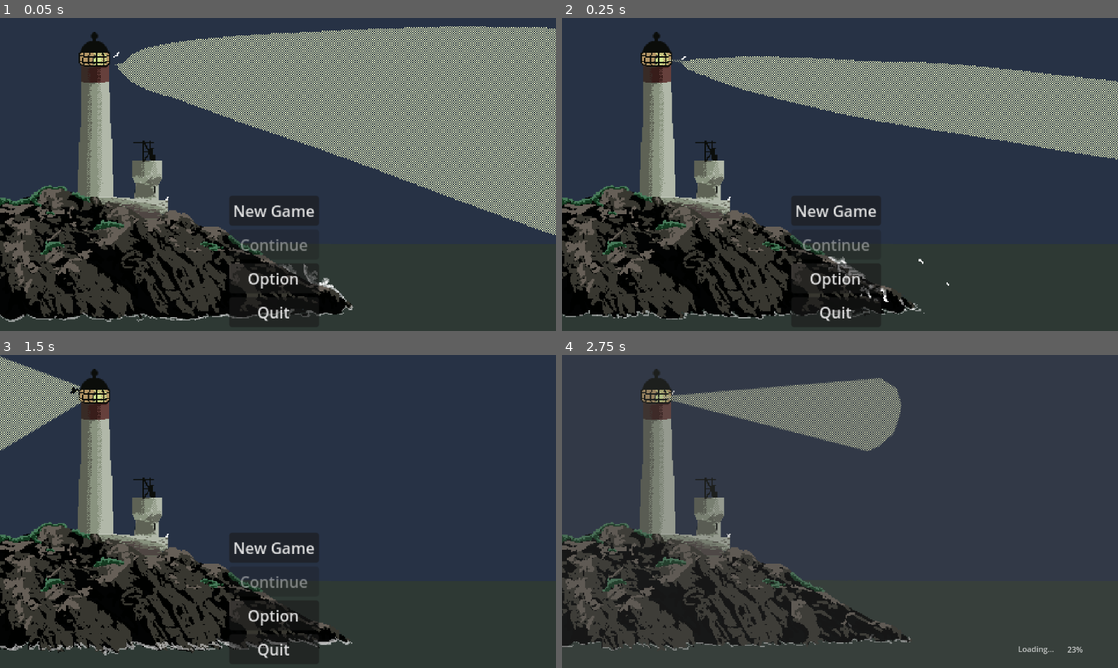
Above: before the commit, frames 1-4 (two rows, left to right).
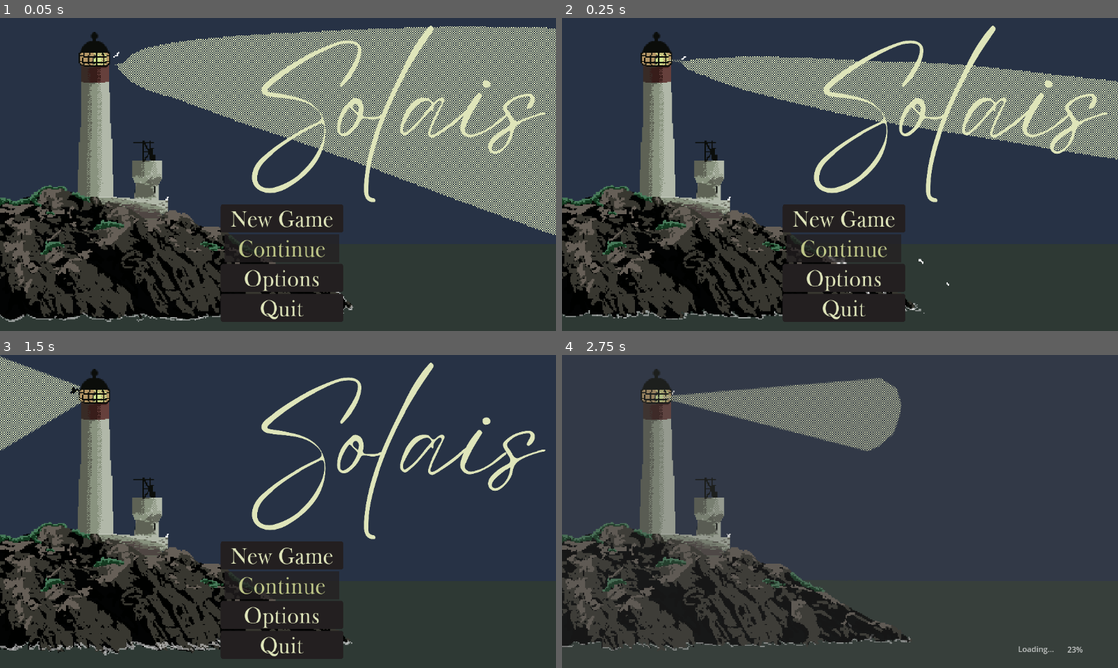
Above: after the commit, the same moments.

Repository: charlievit/Nyxterra
Game: Godot game, scene res://Scenes/UI/start_menu.tscn
Two runs of this game, one before a commit and one after it. Both use one fixed random seed, a clock stepped at 60 frames per second and the inputs below. The engine's default icon, where the game draws it, is replaced by a stand-in: a white triangle on a blue panel in a dark square. Sound files missing from this copy of the repository are replaced by a short silence.
Inputs:
- Up to frame 1 (0.05 s): no input
- Up to frame 2 (0.25 s): no input
- Up to frame 3 (1.5 s): click "Option" (after the commit: "Options") at 0.5 s; click "Apply" at 1.25 s
- Up to frame 4 (2.75 s): click "New Game" at 2 s

The runs differ from the first frame. In frame 1, 6.4% of the frame differs, in the area x 39-99%, y 2-98%; in frame 2, 6.6%; in frame 3, 7.0%; in frame 4, nothing differs.

Commit message:
Adjusted theme of the main menu and saved the theme to be reused later. Fixed the volume slider from 0-100 to 0-1 to match the volume setter functions logarithmic scale.

Diff:
--- a/Scenes/GearPuzzle/gearbox_puzzle.tscn
+++ b/Scenes/GearPuzzle/gearbox_puzzle.tscn
@@ -16,6 +16,7 @@
 [ext_resource type="Texture2D" uid="uid://bso61ejk5ooaj" path="res://Assets/Images/GearPuzzle/Gears/Colored/gear30tColoured.png" id="11_nrv7i"]
 [ext_resource type="Texture2D" uid="uid://dj6psk0y5b1n1" path="res://Assets/Images/GearPuzzle/Structure/Plaque.png" id="13_y2vhw"]
 [ext_resource type="AudioStream" uid="uid://c8sm3bxq23v6j" path="res://Assets/Audio/Gearbox Minigame/GearMoving.mp3" id="14_iw1ll"]
+[ext_resource type="FontFile" uid="uid://bugymcbk132rp" path="res://Assets/Fonts/Fry's Baskerville Regular.otf" id="16_auwkq"]
 
 [sub_resource type="CircleShape2D" id="CircleShape2D_t55ma"]
 radius = 96.0
@@ -329,12 +330,15 @@
 texture = ExtResource("13_y2vhw")
 
 [node name="RichTextLabel" type="RichTextLabel" parent="gearStorageArea/Plaque"]
-offset_left = -38.028126
-offset_top = -7.936303
-offset_right = 39.020153
-offset_bottom = 6.9442644
+texture_filter = 1
+offset_left = -33.72929
+offset_top = -8.266984
+offset_right = 527.1028
+offset_bottom = 127.6422
+scale = Vector2(0.122270666, 0.102996334)
 theme_override_colors/default_color = Color(0, 0, 0, 1)
-theme_override_font_sizes/normal_font_size = 10
+theme_override_fonts/normal_font = ExtResource("16_auwkq")
+theme_override_font_sizes/normal_font_size = 100
 bbcode_enabled = true
 text = "Gear Storage"
 horizontal_alignment = 1
--- a/Scenes/Kitchen Puzzle/kitchen_puzzle.tscn
+++ b/Scenes/Kitchen Puzzle/kitchen_puzzle.tscn
@@ -65,6 +65,8 @@
 [ext_resource type="Texture2D" uid="uid://bf0elhfhyy7vi" path="res://Assets/Images/KitchenPuzzle/Steam Animation/frame0012.png" id="58_k2y4e"]
 [ext_resource type="Texture2D" uid="uid://d3w71wsyc0vn5" path="res://Assets/Images/KitchenPuzzle/CookbookRibbon.png" id="63_ojgxo"]
 [ext_resource type="AudioStream" uid="uid://crhsv0uepb1pk" path="res://Assets/Audio/Cooking Minigame/Boiling.mp3" id="64_17xo3"]
+[ext_resource type="FontFile" uid="uid://bugymcbk132rp" path="res://Assets/Fonts/Fry's Baskerville Regular.otf" id="64_dc1ry"]
+[ext_resource type="FontFile" uid="uid://n0n6mmkjc76j" path="res://Assets/Fonts/Eyesome Script.otf" id="64_utraj"]
 
 [sub_resource type="RectangleShape2D" id="RectangleShape2D_meprl"]
 size = Vector2(87.01253, 13.205734)
@@ -612,6 +614,7 @@
 grow_horizontal = 2
 grow_vertical = 2
 theme_override_colors/default_color = Color(0.13725491, 0.12156863, 0.1254902, 1)
+theme_override_fonts/normal_font = ExtResource("64_dc1ry")
 bbcode_enabled = true
 
 [node name="Recipe Instructions Page 2" type="RichTextLabel" parent="RecipeBookScreen"]
@@ -626,7 +629,29 @@
 grow_horizontal = 2
 grow_vertical = 2
 theme_override_colors/default_color = Color(0.13725491, 0.12156863, 0.1254902, 1)
+theme_override_fonts/normal_font = ExtResource("64_dc1ry")
 bbcode_enabled = true
+
+[node name="Note" type="RichTextLabel" parent="RecipeBookScreen"]
+texture_filter = 1
+layout_mode = 1
+anchors_preset = 15
+anchor_right = 1.0
+anchor_bottom = 1.0
+offset_left = 710.0
+offset_top = 529.0
+offset_right = 137.62622
+offset_bottom = 176.57104
+grow_horizontal = 2
+grow_vertical = 2
+rotation = -0.4591454
+scale = Vector2(0.38377923, 0.38377923)
+theme_override_colors/default_color = Color(0.13725491, 0.12156863, 0.1254902, 1)
+theme_override_fonts/normal_font = ExtResource("64_utraj")
+theme_override_font_sizes/normal_font_size = 64
+bbcode_enabled = true
+text = "Always remember
+mise en place!"
 
 [node name="Close" type="Button" parent="RecipeBookScreen"]
 layout_mode = 0
--- /dev/null
+++ b/Scenes/UI/slider.tres
@@ -0,0 +1,7 @@
+[gd_resource type="StyleBoxFlat" format=3 uid="uid://bkk1whq47l48m"]
+
+[resource]
+bg_color = Color(0.8745098, 0.8980392, 0.7294118, 1)
+corner_detail = 12
+expand_margin_top = 1.0
+expand_margin_bottom = 2.0
--- a/Scenes/UI/start_menu.tscn
+++ b/Scenes/UI/start_menu.tscn
@@ -1,7 +1,10 @@
-[gd_scene load_steps=30 format=3 uid="uid://bf5g134nk8ebe"]
+[gd_scene load_steps=33 format=3 uid="uid://bf5g134nk8ebe"]
 
 [ext_resource type="Script" uid="uid://ch3y31u7yadh8" path="res://Scripts/UI/start_menu.gd" id="1_juhg0"]
 [ext_resource type="Texture2D" uid="uid://jx3yb0oa748d" path="res://Assets/Images/Lighthouse/AnimatedLightHouseScreen/LighthouseAnim2.png" id="2_qpngb"]
+[ext_resource type="FontFile" uid="uid://bugymcbk132rp" path="res://Assets/Fonts/Fry's Baskerville Regular.otf" id="3_2ybwg"]
+[ext_resource type="Theme" uid="uid://b4lurv8njswua" path="res://Scenes/UI/theme.tres" id="3_3kyvb"]
+[ext_resource type="FontFile" uid="uid://n0n6mmkjc76j" path="res://Assets/Fonts/Eyesome Script.otf" id="3_8wf1d"]
 
 [sub_resource type="AtlasTexture" id="AtlasTexture_8wf1d"]
 atlas = ExtResource("2_qpngb")
@@ -209,40 +212,68 @@
 scale = Vector2(2.3999999, 2.4000003)
 sprite_frames = SubResource("SpriteFrames_yxcpp")
 
+[node name="Title" type="RichTextLabel" parent="."]
+texture_filter = 1
+layout_mode = 0
+offset_left = 509.0
+offset_top = -83.0
+offset_right = 1921.0
+offset_bottom = 894.0
+scale = Vector2(0.4954999, 0.5062728)
+theme_override_colors/default_color = Color(0.8745098, 0.8980392, 0.7294118, 1)
+theme_override_fonts/normal_font = ExtResource("3_8wf1d")
+theme_override_font_sizes/normal_font_size = 512
+text = "Solais"
+
 [node name="CenterContainer" type="CenterContainer" parent="."]
 layout_mode = 1
-offset_left = 474.0
-offset_top = 368.0
-offset_right = 567.0
-offset_bottom = 504.0
-scale = Vector2(2, 2)
+offset_left = 463.99997
+offset_top = 386.0
+offset_right = 691.0
+offset_bottom = 634.0
+scale = Vector2(0.9419765, 0.9796394)
 
 [node name="Buttons" type="VBoxContainer" parent="CenterContainer"]
+texture_filter = 1
 layout_mode = 2
 theme_override_constants/separation = 4
 
 [node name="StartButton" type="Button" parent="CenterContainer/Buttons"]
-layout_mode = 2
+texture_filter = 1
+layout_mode = 2
+theme = ExtResource("3_3kyvb")
+theme_override_fonts/font = ExtResource("3_2ybwg")
+theme_override_font_sizes/font_size = 49
 action_mode = 0
-text = "New Game
-"
+text = " New Game "
 
 [node name="ContinueButton" type="Button" parent="CenterContainer/Buttons"]
-layout_mode = 2
+texture_filter = 1
+layout_mode = 2
+theme = ExtResource("3_3kyvb")
+theme_override_fonts/font = ExtResource("3_2ybwg")
+theme_override_font_sizes/font_size = 49
 text = "Continue
 "
 
 [node name="OptionsButton" type="Button" parent="CenterContainer/Buttons"]
-layout_mode = 2
-text = "Option"
+texture_filter = 1
+layout_mode = 2
+theme = ExtResource("3_3kyvb")
+theme_override_fonts/font = ExtResource("3_2ybwg")
+theme_override_font_sizes/font_size = 49
+text = "Options"
 
 [node name="QuitButton" type="Button" parent="CenterContainer/Buttons"]
-layout_mode = 2
+texture_filter = 1
+layout_mode = 2
+theme = ExtResource("3_3kyvb")
+theme_override_fonts/font = ExtResource("3_2ybwg")
+theme_override_font_sizes/font_size = 49
 text = "Quit
 "
 
 [node name="OptionsPanel" type="Panel" parent="."]
-visible = false
 layout_mode = 0
 offset_right = 40.0
 offset_bottom = 40.0
@@ -250,34 +281,50 @@
 
 [node name="Label" type="Label" parent="OptionsPanel"]
 layout_mode = 0
-offset_left = 9.049416
-offset_top = 15.088236
-offset_right = 64.049416
-offset_bottom = 38.08824
-scale = Vector2(0.087546736, 0.16159028)
+offset_left = 8.422917
+offset_top = 14.294118
+offset_right = 77.42292
+offset_bottom = 44.294117
+scale = Vector2(0.019287927, 0.03560089)
+theme = ExtResource("3_3kyvb")
+theme_override_font_sizes/font_size = 116
 text = "Master"
 
 [node name="VolumeSlider" type="HSlider" parent="OptionsPanel"]
-layout_mode = 0
-offset_left = 15.244784
-offset_top = 14.660633
-offset_right = 55.244785
-offset_bottom = 30.660633
+texture_filter = 1
+custom_minimum_size = Vector2(100, 0)
+layout_mode = 0
+offset_left = 15.6276455
+offset_top = 13.988688
+offset_right = 115.62765
+offset_bottom = 43.988693
 rotation = 0.009336297
-scale = Vector2(0.166032, 0.2703829)
+scale = Vector2(0.117608085, 0.1915246)
+theme = ExtResource("3_3kyvb")
+max_value = 2.0
+step = 0.01
+tick_count = 51
+ticks_on_borders = true
+ticks_position = 3
 
 [node name="ApplyButton" type="Button" parent="OptionsPanel"]
 layout_mode = 0
-offset_left = 34.213753
-offset_top = 34.635746
-offset_right = 86.21375
-offset_bottom = 65.63574
-scale = Vector2(0.1065331, 0.13782991)
-text = "Apply"
+offset_left = 32.369064
+offset_top = 34.26923
+offset_right = 220.36906
+offset_bottom = 110.269226
+scale = Vector2(0.036673035, 0.047446672)
+theme = ExtResource("3_3kyvb")
+theme_override_font_sizes/font_size = 63
+text = " Apply "
 
 [node name="BackButton" type="Button" parent="OptionsPanel"]
 layout_mode = 0
-offset_right = 61.0
-offset_bottom = 31.0
-scale = Vector2(0.120868765, 0.15913129)
-text = "Return"
+offset_left = 0.9397471
+offset_top = 0.97737557
+offset_right = 263.93976
+offset_bottom = 106.97738
+scale = Vector2(0.0267252, 0.035185397)
+theme = ExtResource("3_3kyvb")
+theme_override_font_sizes/font_size = 88
+text = " Return "
--- /dev/null
+++ b/Scenes/UI/theme.tres
@@ -0,0 +1,94 @@
+[gd_resource type="Theme" load_steps=11 format=3 uid="uid://b4lurv8njswua"]
+
+[ext_resource type="FontFile" uid="uid://bugymcbk132rp" path="res://Assets/Fonts/Fry's Baskerville Regular.otf" id="1_dg7h6"]
+[ext_resource type="Texture2D" uid="uid://bxhlfogarrm4o" path="res://Assets/Images/GearPuzzle/Pins/Pin.png" id="2_3myvw"]
+[ext_resource type="StyleBox" uid="uid://bkk1whq47l48m" path="res://Scenes/UI/slider.tres" id="3_iu2je"]
+
+[sub_resource type="StyleBoxFlat" id="StyleBoxFlat_3kyvb"]
+bg_color = Color(0.13725491, 0.12156863, 0.1254902, 0.7490196)
+
+[sub_resource type="StyleBoxFlat" id="StyleBoxFlat_2ybwg"]
+bg_color = Color(0.13725491, 0.12156863, 0.1254902, 0.7490196)
+border_width_left = 2
+border_width_top = 2
+border_width_right = 2
+border_width_bottom = 2
+border_color = Color(0.8745098, 0.8980392, 0.7294118, 1)
+border_blend = true
+corner_radius_top_left = 8
+corner_radius_top_right = 8
+corner_radius_bottom_right = 8
+corner_radius_bottom_left = 8
+expand_margin_left = 12.0
+expand_margin_right = 12.0
+
+[sub_resource type="StyleBoxFlat" id="StyleBoxFlat_fa70d"]
+bg_color = Color(0.13725491, 0.12156863, 0.1254902, 1)
+corner_radius_top_left = 4
+corner_radius_top_right = 4
+corner_radius_bottom_right = 4
+corner_radius_bottom_left = 4
+expand_margin_left = 8.0
+expand_margin_right = 8.0
+anti_aliasing = false
+
+[sub_resource type="StyleBoxFlat" id="StyleBoxFlat_j6k6k"]
+bg_color = Color(0.09333756, 0.08117933, 0.0842196, 1)
+border_width_left = 2
+border_width_top = 2
+border_width_right = 2
+border_width_bottom = 2
+border_color = Color(0.8745098, 0.8980392, 0.7294118, 1)
+
+[sub_resource type="Gradient" id="Gradient_3myvw"]
+colors = PackedColorArray(0.13725491, 0.12156863, 0.1254902, 1, 0.13725491, 0.12156863, 0.1254902, 1)
+
+[sub_resource type="GradientTexture1D" id="GradientTexture1D_iu2je"]
+gradient = SubResource("Gradient_3myvw")
+width = 1
+
+[sub_resource type="StyleBoxFlat" id="StyleBoxFlat_0rm7m"]
+content_margin_left = 50.0
+content_margin_top = 0.0
+content_margin_right = 50.0
+content_margin_bottom = 0.0
+bg_color = Color(0.13725491, 0.12156863, 0.1254902, 1)
+corner_radius_top_left = 2
+corner_radius_top_right = 2
+corner_radius_bottom_right = 2
+corner_radius_bottom_left = 2
+expand_margin_left = 2.0
+expand_margin_top = 2.0
+expand_margin_right = 2.0
+expand_margin_bottom = 3.0
+anti_aliasing = false
+
+[resource]
+Button/colors/font_color = Color(0.8745098, 0.8980392, 0.7294118, 1)
+Button/colors/font_disabled_color = Color(0.7501958, 0.7806459, 0.5327656, 1)
+Button/colors/font_focus_color = Color(0.9182784, 0.9351849, 0.8212793, 1)
+Button/colors/font_hover_color = Color(0.8745098, 0.8980392, 0.7294118, 1)
+Button/colors/font_hover_pressed_color = Color(0.8745098, 0.8980392, 0.7294118, 1)
+Button/font_sizes/font_size = 18
+Button/fonts/font = ExtResource("1_dg7h6")
+Button/styles/disabled = SubResource("StyleBoxFlat_3kyvb")
+Button/styles/hover = SubResource("StyleBoxFlat_2ybwg")
+Button/styles/normal = SubResource("StyleBoxFlat_fa70d")
+Button/styles/pressed = SubResource("StyleBoxFlat_j6k6k")
+HSlider/constants/center_grabber = 1
+HSlider/constants/grabber_offset = 0
+HSlider/constants/tick_offset = 1
+HSlider/icons/grabber = ExtResource("2_3myvw")
+HSlider/icons/grabber_highlight = ExtResource("2_3myvw")
+HSlider/icons/tick = SubResource("GradientTexture1D_iu2je")
+HSlider/styles/grabber_area = ExtResource("3_iu2je")
+HSlider/styles/grabber_area_highlight = ExtResource("3_iu2je")
+HSlider/styles/slider = SubResource("StyleBoxFlat_0rm7m")
+Label/colors/font_color = Color(0.8745098, 0.8980392, 0.7294118, 1)
+Label/font_sizes/font_size = 24
+Label/fonts/font = ExtResource("1_dg7h6")
+MenuBar/fonts/font = ExtResource("1_dg7h6")
+MenuButton/fonts/font = ExtResource("1_dg7h6")
+PopupMenu/fonts/font = ExtResource("1_dg7h6")
+PopupMenu/fonts/font_separator = ExtResource("1_dg7h6")
+PopupMenu/fonts/title_font = ExtResource("1_dg7h6")
--- a/Scripts/CookingMinigame/kitchen_puzzle.gd
+++ b/Scripts/CookingMinigame/kitchen_puzzle.gd
@@ -724,6 +724,7 @@
 		CleanUpReferences()
 		print("Recipe complete. Final Quality: %d" % recipeQuality)
 		GameManager.CompleteTask(currentTaskID)
+		GameManager.SetPlayerSpawn(returnFloorIndex, returnPosition)
 		if ResourceLoader.exists(mainGameScenePath):
 			SceneLoader.change_scene_with_loading(mainGameScenePath)
 		else:
--- a/Scripts/Main/GameManager.gd
+++ b/Scripts/Main/GameManager.gd
@@ -83,6 +83,7 @@
 	#ConsumeSpawnData(get_tree().get_first_node_in_group("player"))
 
 	# Start the day visually
+	emit_signal("requestDayCycle")
 	daySTATE = DayState.NIGHT_FADING
 
 	# Run the first task of the day
--- a/Scripts/UI/start_menu.gd
+++ b/Scripts/UI/start_menu.gd
@@ -19,16 +19,24 @@
 var _cached_volume_db: float = 0.0   # for Return (revert)
 var _master_bus: int = 0
 
+var titleScreenMusicPlayer: AudioStreamPlayer
+var titleScreenMusic: AudioStream = preload("res://Assets/Audio/Music/Music 1 lighthouse.wav")
+
 func _ready() -> void:
 	animScreen.play("default")
 	TaskManager.shouldBeHidden = true
 
+	titleScreenMusicPlayer = AudioStreamPlayer.new()
+	add_child(titleScreenMusicPlayer)
+	titleScreenMusicPlayer.stream = titleScreenMusic
 	_master_bus = AudioServer.get_bus_index("Master")
 
 	# Load saved volume (default 0.8 if no file yet)
 	var saved_vol := _load_volume()
 	_set_master_linear(saved_vol)
 	volume_slider.value = saved_vol
+
+	titleScreenMusicPlayer.play()
 
 	# Signals
 	start_button.pressed.connect(_on_start_pressed)
--- /dev/null
+++ b/default_bus_layout.tres
@@ -0,0 +1,4 @@
+[gd_resource type="AudioBusLayout" format=3 uid="uid://sahbp4ru55pi"]
+
+[resource]
+bus/0/volume_db = 6.0199986
Not shown, added: Assets/Audio/Music/Music 1 lighthouse.wav.import
Binary file added: Assets/Fonts/Eyesome Italic.otf
Not shown, added: Assets/Fonts/Eyesome Italic.otf.import
Binary file added: Assets/Fonts/Eyesome Regular.otf
Not shown, added: Assets/Fonts/Eyesome Regular.otf.import
Binary file added: Assets/Fonts/Eyesome Script.otf
Not shown, added: Assets/Fonts/Eyesome Script.otf.import
Binary file added: Assets/Fonts/Fry's Baskerville Regular.otf
Not shown, added: Assets/Fonts/Fry's Baskerville Regular.otf.import
Not shown: 1 places in Scenes/GearPuzzle/gearbox_puzzle.tscn that only renumber resources
Not shown: 1 places in Scenes/Kitchen Puzzle/kitchen_puzzle.tscn that only renumber resources
Not shown, added: Assets/Audio/Music/Music 1 lighthouse.wav
